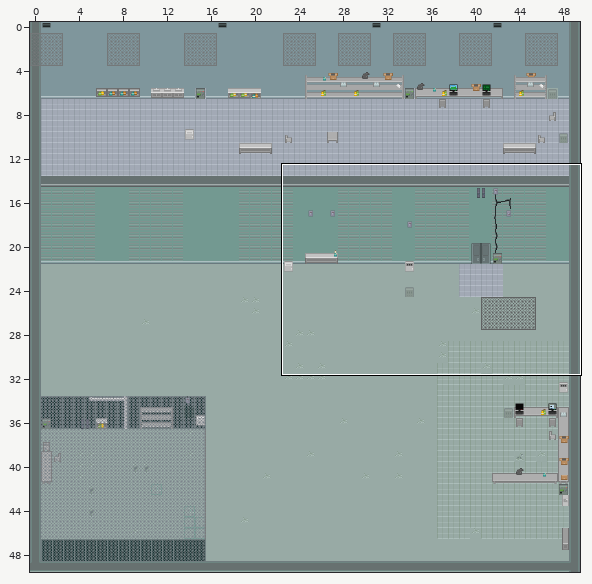
Two versions of a level (Tiled map, maps/level-3.tmx). The picture above shows the old version from afar; the outline marks the close-up.
Close-up. First the earlier version:
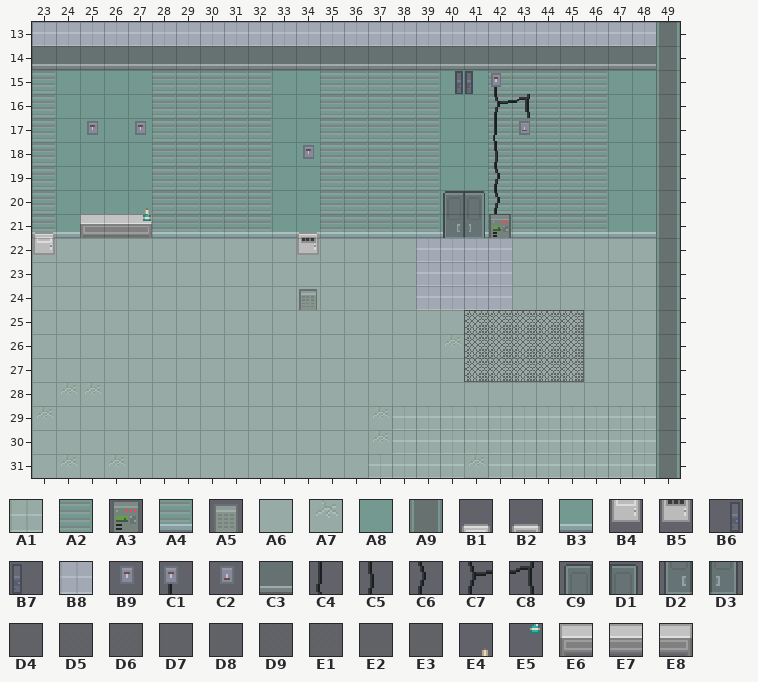
Cells are 16x16 px. Shown: x 23..49, y 13..31. The commit also changed other parts of the map, which this record leaves out.
Key: from "factory_tileset": A1 0, A2 9, A3 48, A4 61, A5 100, A6 104, A7 105, A8 110, A9 121, B1 152, B2 153, B3 162, B4 204, B5 205, B6 206, B7 207, B8 208, B9 255, C1 259, C2 307, C3 578, C4 718, C5 719, C6 720, C7 722, C8 723, C9 962, D1 963, D2 1014, D3 1015, D4 1252, D5 1253, D6 1254, D7 1304, D8 1305, D9 1306, E1 1356, E2 1357, E3 1358, E4 1391, E5 1443, E6 1540, E7 1541, E8 1542.
__ is an empty cell, ## one hidden under a higher layer.
Layers that did not change in this view are not listed.
Layer "Floor" before, first column x 23:
13 B8 B8 B8 B8 B8 B8 B8 B8 B8 B8 B8 B8 B8 B8 B8 B8 B8 B8 B8 B8 B8 B8 B8 B8 B8 B8 ##
14 ## ## ## ## ## ## ## ## ## ## ## ## ## ## ## ## ## ## ## ## ## ## ## ## ## ## ##
15 ## ## ## ## ## ## ## ## ## ## ## ## ## ## ## ## ## ## ## ## ## ## ## ## ## ## ##
16 ## ## ## ## ## ## ## ## ## ## ## ## ## ## ## ## ## ## ## ## ## ## ## ## ## ## ##
17 ## ## ## ## ## ## ## ## ## ## ## ## ## ## ## ## ## ## ## ## ## ## ## ## ## ## ##
18 ## ## ## ## ## ## ## ## ## ## ## ## ## ## ## ## ## ## ## ## ## ## ## ## ## ## ##
19 ## ## ## ## ## ## ## ## ## ## ## ## ## ## ## ## ## ## ## ## ## ## ## ## ## ## ##
20 ## ## ## ## ## ## ## ## ## ## ## ## ## ## ## ## ## ## ## ## ## ## ## ## ## ## ##
21 ## ## ## ## ## ## ## ## ## ## ## ## ## ## ## ## ## ## ## ## ## ## ## ## ## ## ##
22 A6 A6 A6 A6 A6 A6 A6 A6 A6 A6 A6 A6 A6 A6 A6 A6 B8 B8 B8 B8 A6 A6 A6 A6 A6 A6 ##
23 A6 A6 A6 A6 A6 A6 A6 A6 A6 A6 A6 A6 A6 A6 A6 A6 B8 B8 B8 B8 A6 A6 A6 A6 A6 A6 ##
24 A6 A6 A6 A6 A6 A6 A6 A6 A6 A6 A6 A6 A6 A6 A6 A6 B8 B8 B8 B8 A6 A6 A6 A6 A6 A6 ##
25 A6 A6 A6 A6 A6 A6 A6 A6 A6 A6 A6 A6 A6 A6 A6 A6 A6 A6 A6 A6 A6 A6 A6 A6 A6 A6 ##
26 A6 A6 A6 A6 A6 A6 A6 A6 A6 A6 A6 A6 A6 A6 A6 A6 A6 ## A6 A6 A6 A6 A6 A6 A6 A6 ##
27 A6 A6 A6 A6 A6 A6 A6 A6 A6 A6 A6 A6 A6 A6 A6 A6 A6 A6 A6 A6 A6 A6 A6 A6 A6 A6 ##
28 A6 ## ## A6 A6 A6 A6 A6 A6 A6 A6 A6 A6 A6 A6 A6 A6 A6 A6 A6 A6 A6 A6 A6 A6 A6 ##
29 ## A6 A6 A6 A6 A6 A6 A6 A6 A6 A6 A6 A6 A6 ## A1 A1 A1 A1 A1 A1 A1 A1 A1 A1 A1 ##
30 A6 A6 A6 A6 A6 A6 A6 A6 A6 A6 A6 A6 A6 A6 ## A1 A1 A1 A1 A1 A1 A1 A1 A1 A1 A1 ##
31 A6 ## A6 ## A6 A6 A6 A6 A6 A6 A6 A6 A6 A6 A1 A1 A1 A1 ## A1 A1 A1 A1 A1 A1 A1 ##
Layer "Walls" before, first column x 23:
13 __ __ __ __ __ __ __ __ __ __ __ __ __ __ __ __ __ __ __ __ __ __ __ __ __ __ A9
14 __ __ __ __ __ __ __ __ __ __ __ __ __ __ __ __ __ __ __ __ __ __ __ __ __ __ A9
15 __ __ __ __ __ __ __ __ __ __ __ __ __ __ __ __ __ __ __ __ __ __ __ __ __ __ A9
16 __ __ __ __ __ __ __ __ __ __ __ __ __ __ __ __ __ __ __ __ __ __ __ __ __ __ A9
17 __ __ __ __ __ __ __ __ __ __ __ __ __ __ __ __ __ __ __ __ __ __ __ __ __ __ A9
18 __ __ __ __ __ __ __ __ __ __ __ __ __ __ __ __ __ __ __ __ __ __ __ __ __ __ A9
19 ## __ __ __ __ __ __ __ __ __ __ __ __ __ __ __ __ __ __ __ __ __ __ __ __ __ A9
20 ## A8 A8 A8 A8 ## ## ## ## ## A8 A8 ## ## ## ## ## A8 A8 ## ## ## ## ## A8 A8 A9
21 ## B3 B3 B3 B3 ## ## ## ## ## B3 B3 ## ## ## ## ## B3 B3 ## ## ## ## ## B3 B3 A9
22 __ __ __ __ __ __ __ __ __ __ __ __ __ __ __ __ __ __ __ __ __ __ __ __ __ __ A9
23 __ __ __ __ __ __ __ __ __ __ __ __ __ __ __ __ __ __ __ __ __ __ __ __ __ __ A9
24 __ __ __ __ __ __ __ __ __ __ __ __ __ __ __ __ __ __ __ __ __ __ __ __ __ __ A9
25 __ __ __ __ __ __ __ __ __ __ __ __ __ __ __ __ __ __ __ __ __ __ __ __ __ __ A9
26 __ __ __ __ __ __ __ __ __ __ __ __ __ __ __ __ __ __ __ __ __ __ __ __ __ __ A9
Layer "props" before, first column x 23:
13 __ __ __ __ __ __ __ __ __ __ __ __ __ __ __ __ __ __ __ __ __ __ __ __ __ __ __
14 C3 C3 C3 C3 C3 C3 C3 C3 C3 C3 C3 C3 C3 C3 C3 C3 C3 C3 C3 C3 C3 C3 C3 C3 C3 C3 __
15 A2 A8 A8 A8 A8 A2 A2 A2 A2 A2 A8 A8 A2 A2 A2 A2 A2 A8 A8 A2 A2 A2 A2 A2 A8 A8 __
16 A2 A8 A8 A8 A8 A2 A2 A2 A2 A2 A8 A8 A2 A2 A2 A2 A2 A8 A8 A2 A2 A2 A2 A2 A8 A8 __
17 A2 A8 A8 A8 A8 A2 A2 A2 A2 A2 A8 A8 A2 A2 A2 A2 A2 A8 A8 A2 A2 A2 A2 A2 A8 A8 __
18 A2 A8 A8 A8 A8 A2 A2 A2 A2 A2 A8 A8 A2 A2 A2 A2 A2 A8 A8 A2 A2 A2 A2 A2 A8 A8 __
19 A2 A8 A8 A8 A8 A2 A2 A2 A2 A2 A8 A8 A2 A2 A2 A2 A2 A8 A8 A2 A2 A2 A2 A2 A8 A8 __
20 A2 __ __ __ __ A2 A2 A2 A2 A2 __ __ A2 A2 A2 A2 A2 C9 D1 A2 A2 A2 A2 A2 __ __ __
21 A4 __ E6 E7 E8 A4 A4 A4 A4 A4 __ __ A4 A4 A4 A4 A4 D2 D3 A4 A4 A4 A4 A4 __ __ __
22 __ __ __ __ __ __ __ __ __ __ __ __ __ __ __ __ __ __ __ __ __ __ __ __ __ __ __
23 __ __ __ __ __ __ __ __ __ __ __ __ __ __ __ __ __ __ __ __ __ __ __ __ __ __ __
24 __ __ __ __ __ __ __ __ __ __ __ __ __ __ __ __ __ __ __ __ __ __ __ __ __ __ __
25 __ __ __ __ __ __ __ __ __ __ __ __ __ __ __ __ __ __ D4 D5 D5 D5 D6 __ __ __ __
26 __ __ __ __ __ __ __ __ __ __ __ __ __ __ __ __ __ A7 D7 D8 D8 D8 D9 __ __ __ __
27 __ __ __ __ __ __ __ __ __ __ __ __ __ __ __ __ __ __ E1 E2 E2 E2 E3 __ __ __ __
28 __ A7 A7 __ __ __ __ __ __ __ __ __ __ __ __ __ __ __ __ __ __ __ __ __ __ __ __
29 A7 __ __ __ __ __ __ __ __ __ __ __ __ __ A7 __ __ __ __ __ __ __ __ __ __ __ __
30 __ __ __ __ __ __ __ __ __ __ __ __ __ __ A7 __ __ __ __ __ __ __ __ __ __ __ __
31 __ A7 __ A7 __ __ __ __ __ __ __ __ __ __ __ __ __ __ A7 __ __ __ __ __ __ __ __
Layer "props-2" before, first column x 23:
13 __ __ __ __ __ __ __ __ __ __ __ __ __ __ __ __ __ __ __ __ __ __ __ __ __ __ __
14 __ __ __ __ __ __ __ __ __ __ __ __ __ __ __ __ __ __ __ __ __ __ __ __ __ __ __
15 __ __ __ __ __ __ __ __ __ __ __ __ __ __ __ __ __ B6 B7 C1 __ __ __ __ __ __ __
16 __ __ __ __ __ __ __ __ __ __ __ __ __ __ __ __ __ __ __ C7 C8 __ __ __ __ __ __
17 __ __ B9 __ B9 __ __ __ __ __ __ __ __ __ __ __ __ __ __ C4 C2 __ __ __ __ __ __
18 __ __ __ __ __ __ __ __ __ __ __ B9 __ __ __ __ __ __ __ C5 __ __ __ __ __ __ __
19 __ __ __ __ __ __ __ __ __ __ __ __ __ __ __ __ __ __ __ C6 __ __ __ __ __ __ __
20 __ __ __ __ E4 __ __ __ __ __ __ __ __ __ __ __ __ __ __ C6 __ __ __ __ __ __ __
21 B1 __ __ __ E5 __ __ __ __ __ __ B2 __ __ __ __ __ __ __ A3 __ __ __ __ __ __ __
22 B4 __ __ __ __ __ __ __ __ __ __ B5 __ __ __ __ __ __ __ __ __ __ __ __ __ __ __
23 __ __ __ __ __ __ __ __ __ __ __ __ __ __ __ __ __ __ __ __ __ __ __ __ __ __ __
24 __ __ __ __ __ __ __ __ __ __ __ A5 __ __ __ __ __ __ __ __ __ __ __ __ __ __ __
25 __ __ __ __ __ __ __ __ __ __ __ __ __ __ __ __ __ __ __ __ __ __ __ __ __ __ __
26 __ __ __ __ __ __ __ __ __ __ __ __ __ __ __ __ __ __ __ __ __ __ __ __ __ __ __
27 __ __ __ __ __ __ __ __ __ __ __ __ __ __ __ __ __ __ __ __ __ __ __ __ __ __ __
28 __ __ __ __ __ __ __ __ __ __ __ __ __ __ __ __ __ __ __ __ __ __ __ __ __ __ __
Now the later version:
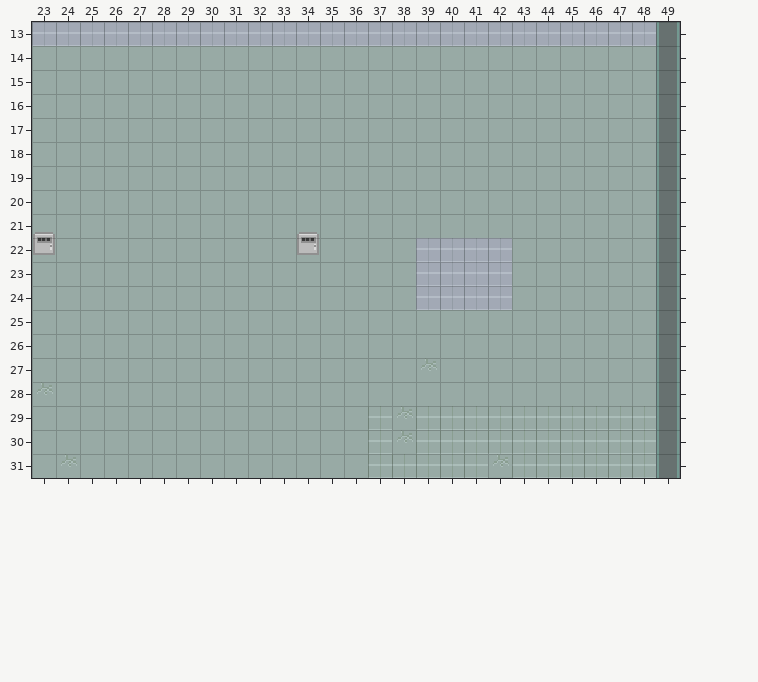
Commit message: map, props floors fix
Difference:
Layer "Floor":
y 16: x 27 ## -> A6
y 27: x 39 A6 -> A7
y 28: x 23 A6 -> A7
y 29..30: x 38 A1 -> A7
y 31: x 42 A1 -> A7
Layer "Walls":
y 19: x 23 ## -> __
y 20: x 23..48 ## A8 A8 A8 A8 ## ## ## ## ## A8 A8 ## ## ## ## ## A8 A8 ## ## ## ## ## A8 A8 -> __ __ __ __ __ __ __ __ __ __ __ __ __ __ __ __ __ __ __ __ __ __ __ __ __ __
y 21: x 23..48 ## B3 B3 B3 B3 ## ## ## ## ## B3 B3 ## ## ## ## ## B3 B3 ## ## ## ## ## B3 B3 -> B2 __ __ __ __ __ __ __ __ __ __ B2 __ __ __ __ __ __ __ __ __ __ __ __ __ __
y 22: x 23 __ -> B5
Layer "props":
y 14: x 23..48 C3 C3 C3 C3 C3 C3 C3 C3 C3 C3 C3 C3 C3 C3 C3 C3 C3 C3 C3 C3 C3 C3 C3 C3 C3 C3 -> __ __ __ __ __ __ __ __ __ __ __ __ __ __ __ __ __ __ __ __ __ __ __ __ __ __
y 15..19: x 23..48 A2 A8 A8 A8 A8 A2 A2 A2 A2 A2 A8 A8 A2 A2 A2 A2 A2 A8 A8 A2 A2 A2 A2 A2 A8 A8 -> __ __ __ __ __ __ __ __ __ __ __ __ __ __ __ __ __ __ __ __ __ __ __ __ __ __
y 20: x 23 A2 -> __; x 28..32 A2 A2 A2 A2 A2 -> __ __ __ __ __; x 35..46 A2 A2 A2 A2 A2 C9 D1 A2 A2 A2 A2 A2 -> __ __ __ __ __ __ __ __ __ __ __ __
y 21: x 23 A4 -> __; x 25..32 E6 E7 E8 A4 A4 A4 A4 A4 -> __ __ __ __ __ __ __ __; x 35..46 A4 A4 A4 A4 A4 D2 D3 A4 A4 A4 A4 A4 -> __ __ __ __ __ __ __ __ __ __ __ __
y 25: x 41..45 D4 D5 D5 D5 D6 -> __ __ __ __ __
y 26: x 40..45 A7 D7 D8 D8 D8 D9 -> __ __ __ __ __ __
y 27: x 41..45 E1 E2 E2 E2 E3 -> __ __ __ __ __
y 28: x 24..25 A7 A7 -> __ __
y 29: x 23 A7 -> __; x 37 A7 -> __
y 30: x 37 A7 -> __
y 31: x 26 A7 -> __; x 41 A7 -> __
Layer "props-2":
y 15: x 40..42 B6 B7 C1 -> __ __ __
y 16: x 42..43 C7 C8 -> __ __
y 17: x 25 B9 -> __; x 27 B9 -> __; x 42..43 C4 C2 -> __ __
y 18: x 34 B9 -> __; x 42 C5 -> __
y 19: x 42 C6 -> __
y 20: x 27 E4 -> __; x 42 C6 -> __
y 21: x 23 B1 -> __; x 27 E5 -> __; x 34 B2 -> __; x 42 A3 -> __
y 22: x 23 B4 -> __
y 24: x 34 A5 -> __
Changed places in both close-ups, as pixel boxes (x1, y1, x2, y2):
changed: (32, 46, 656, 243)
removed: (299, 289, 317, 310)
changed: (421, 310, 584, 382)
changed: (37, 382, 101, 419)
changed: (368, 406, 416, 454)
removed: (109, 454, 125, 467)
changed: (464, 454, 512, 478)
